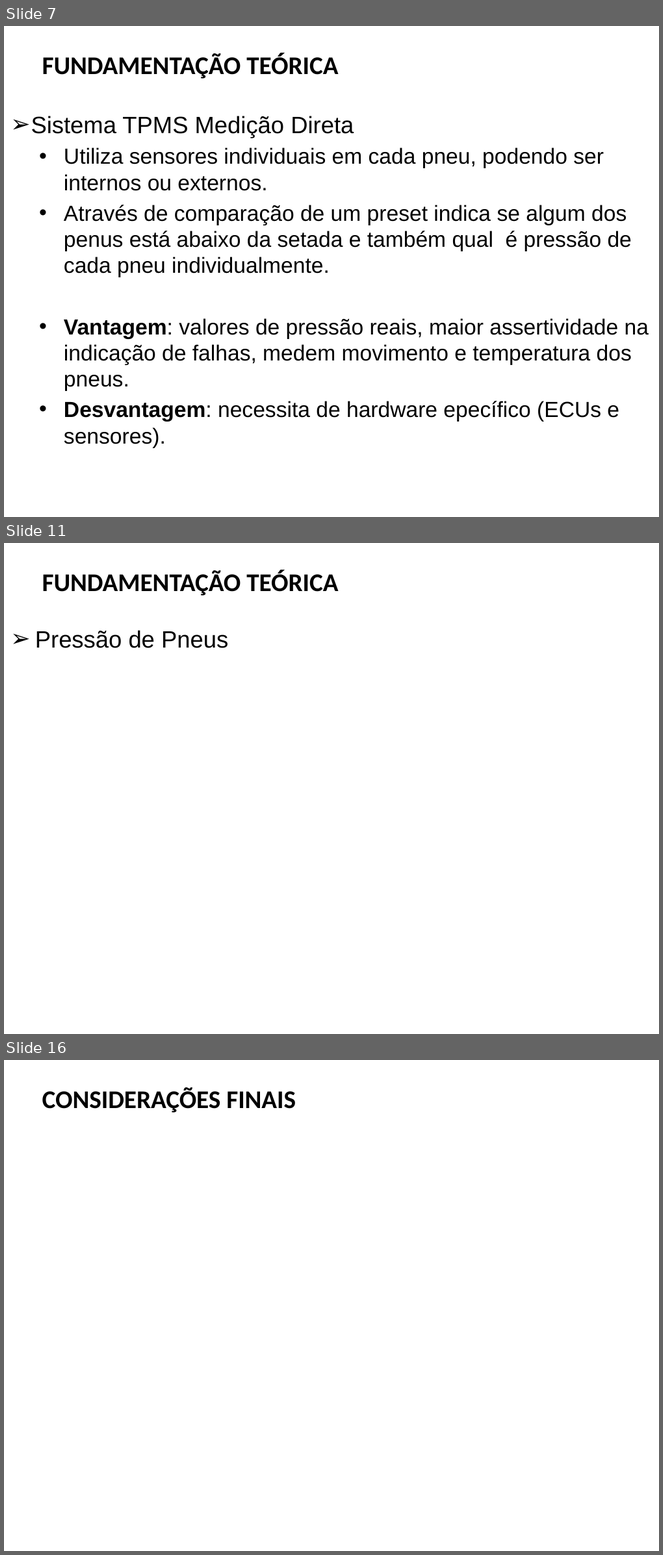
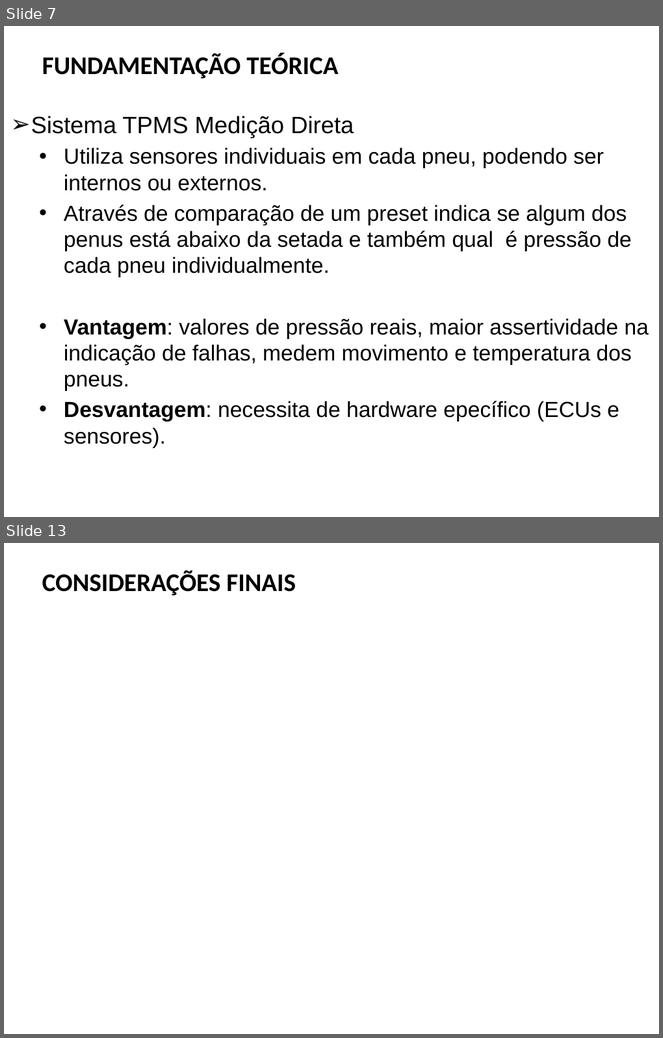
Before and after one commit to FabricioBalbinot/TCC_I, a slide deck: Apresentação TCC I.pptx. Shown one above the other, each under a label of ours: slides 7, 11 and 16 before the commit, slides 7 and 13 after it; the slides between them are not shown. The pictures are 663x1555 and 663x1038 pixels, drawn with LibreOffice and Linux fonts; fonts in the diff are those of the drawing; background and template pictures are left out. Boxes give left, top, right and bottom in pixels: in the first picture for what was removed or moved away, otherwise in the second. Text is boxed around its words. In the diff, an @@ line names an element or a change of style, - is before the commit and + after.

```diff
--- a/Apresentação TCC I.pptx
+++ b/Apresentação TCC I.pptx
@@ slide 11 removed at (4, 543, 659, 1034), background picture (left out) @@
@@ title removed at (42, 570, 338, 596) @@
-  FUNDAMENTAÇÃO TEÓRICA
@@ text removed at (35, 630, 228, 648) @@
-➢ Pressão de Pneus
@@ what was slide 16 is now slide 13 @@
```
Also in this commit, not shown: 9 slides changed, 2 slides added, 4 other slides removed, 10 other files.
